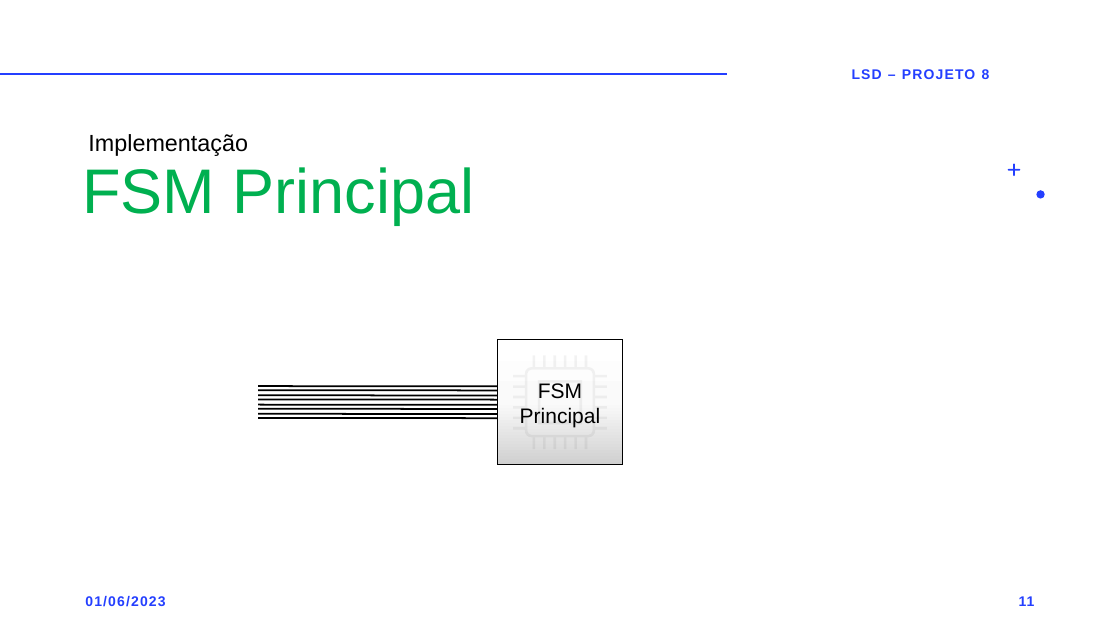
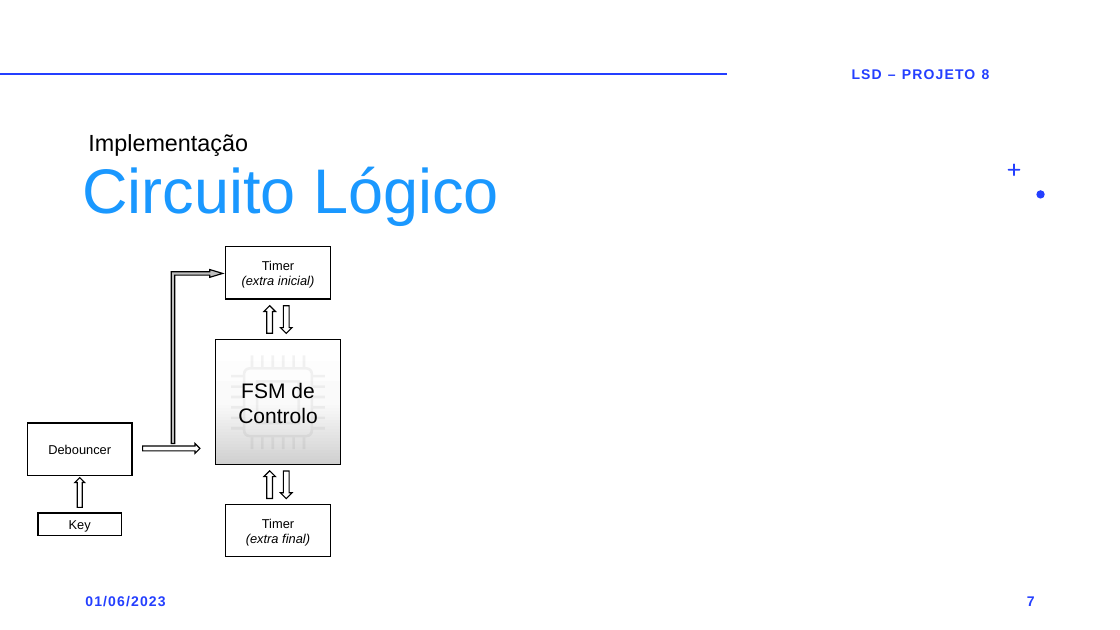
Before and after one commit to OlgaButs/LSD_Project, a slide deck: slide 7 of #PowerPoint_Presentation/v6.pptx (slide 11 before the commit). Drawn at 1120x630 pixels with LibreOffice and Linux fonts; fonts in the diff are those of the drawing. Boxes give left, top, right and bottom in pixels: in the first picture for what was removed or moved away, otherwise in the second. Text is boxed around its words. In the diff, an @@ line names an element or a change of style, - is before the commit and + after.

```diff
--- a/#PowerPoint_Presentation/v6.pptx
+++ b/#PowerPoint_Presentation/v6.pptx
@@ title at bbox=[82, 166, 499, 224]: text changed; text colour #00B050 to #1A98FF @@
-FSM Principal
+Circuito Lógico
@@ rectangle added at bbox=[226, 247, 331, 299], outline #000000 1 pt, 11 pt, text #000000, italic @@
+Timer
+(extra inicial)
@@ bent arrow added at bbox=[171, 270, 223, 444], fill #BFBFBF, outline #000000 1 pt @@
@@ right arrow added at bbox=[264, 305, 276, 333], outline #000000 1 pt @@
@@ right arrow added at bbox=[280, 306, 292, 334], outline #000000 1 pt @@
@@ rectangle added at bbox=[216, 339, 341, 465], fill gradient #FFFFFF to #FBFBFB to #D1D1D1, outline #000000 1 pt, 18 pt, text #000000 @@
+FSM de Controlo
@@ freeform shape: place and size @@
-freeform shape at bbox=[513, 355, 607, 450]
+freeform shape at bbox=[231, 355, 325, 450]
@@ rectangle removed at bbox=[497, 339, 623, 465] @@
-FSM Principal
@@ freeform shape: place and size @@
-freeform shape at bbox=[538, 381, 582, 425]
+freeform shape at bbox=[256, 381, 301, 425]
@@ line removed from (258, 386) to (497, 386) @@
@@ line removed from (258, 391) to (497, 391) @@
@@ line removed from (258, 396) to (497, 396) @@
@@ line removed from (258, 400) to (497, 400) @@
@@ line removed from (258, 405) to (497, 405) @@
@@ line removed from (258, 409) to (497, 409) @@
@@ line removed from (258, 414) to (497, 414) @@
@@ line removed from (258, 418) to (497, 418) @@
@@ rectangle added at bbox=[28, 423, 133, 476], outline #000000 1 pt, 11 pt, text #000000 @@
+Debouncer
@@ right arrow added at bbox=[143, 444, 200, 454], outline #000000 1 pt @@
@@ right arrow added at bbox=[74, 478, 84, 507], outline #000000 1 pt @@
@@ right arrow added at bbox=[264, 471, 276, 499], outline #000000 1 pt @@
@@ right arrow added at bbox=[280, 471, 292, 499], outline #000000 1 pt @@
@@ rectangle added at bbox=[226, 505, 331, 557], outline #000000 1 pt, 11 pt, text #000000, italic @@
+Timer
+(extra final)
@@ rectangle added at bbox=[38, 513, 121, 535], outline #000000 1 pt, 11 pt, text #000000 @@
+Key
@@ page number at bbox=[1027, 596, 1035, 606]: text changed @@
-11
+7
```
Also in this commit, not shown: 7 other slides changed, 2 slides removed, 2 other files.
